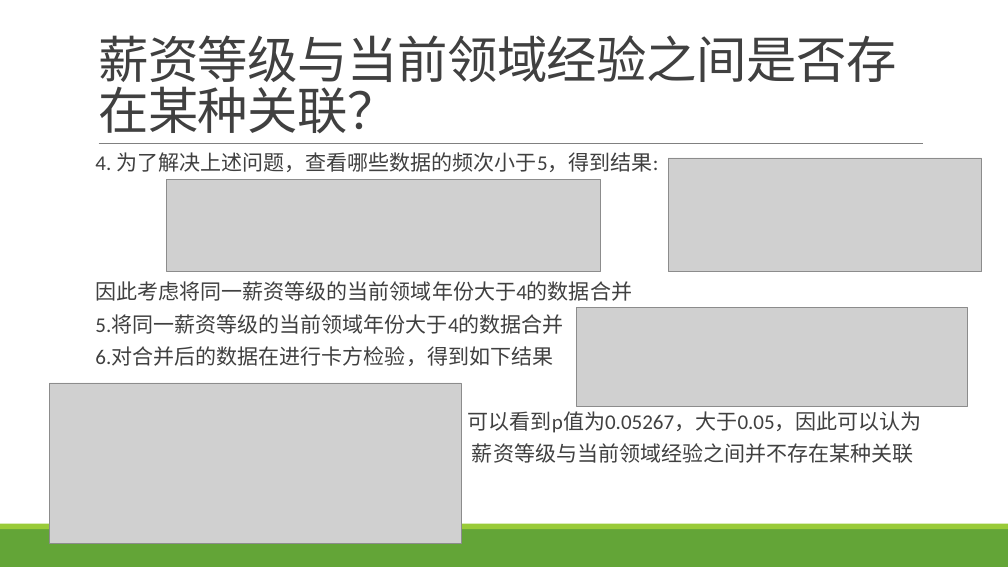
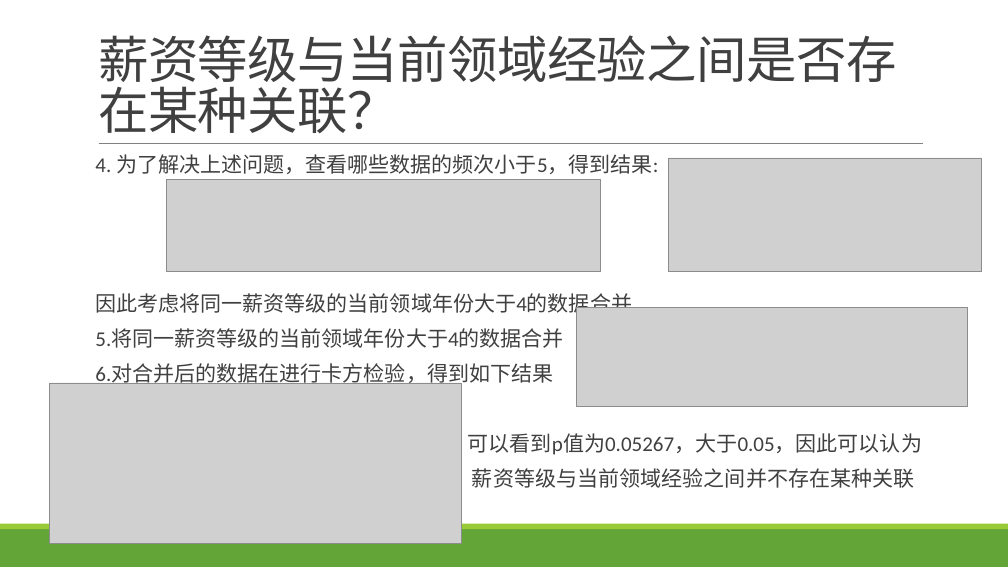
Before and after one commit to CH4MBER/statistical-analysis-and-modeling-Final-project, a slide deck: slide 15 of 报告/统计分析与建模期末汇报PPT.pptx (slide 14 before the commit). Drawn at 1008x567 pixels with LibreOffice and Linux fonts; fonts in the diff are those of the drawing; grey boxes stand for pictures. Boxes give left, top, right and bottom in pixels: in the first picture for what was removed or moved away, otherwise in the second. Text is boxed around its words. In the diff, an @@ line names an element or a change of style, - is before the commit and + after.

```diff
--- a/报告/统计分析与建模期末汇报PPT.pptx
+++ b/报告/统计分析与建模期末汇报PPT.pptx
@@ text "4. 为了解决上述问题，查看哪些数据的频次小于5，得到结果:" at box(95, 154, 922, 488): line spacing 0.7 to 0.8 @@
```
Also in this commit, not shown: 4 other slides changed, 1 slide added.
